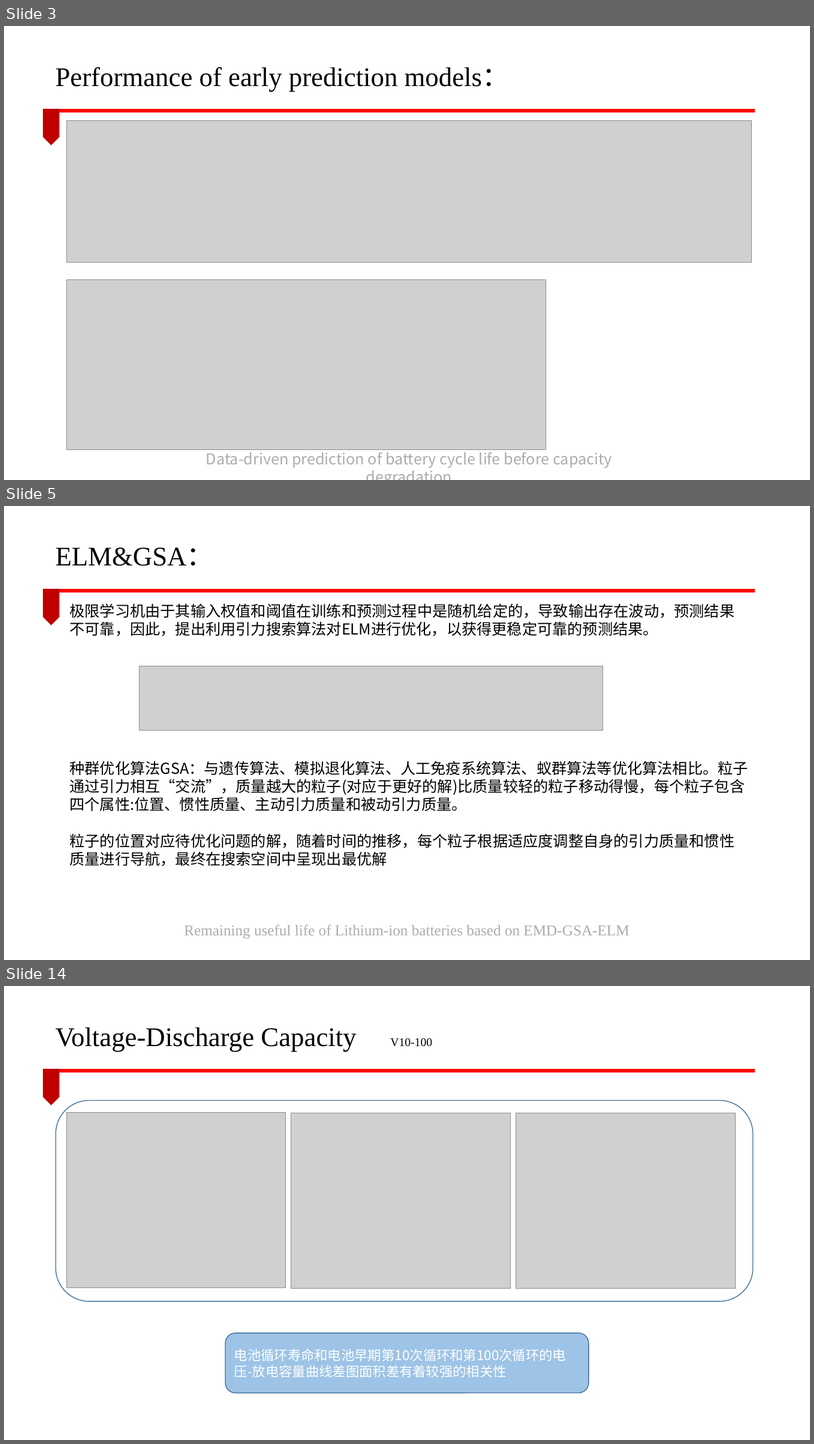
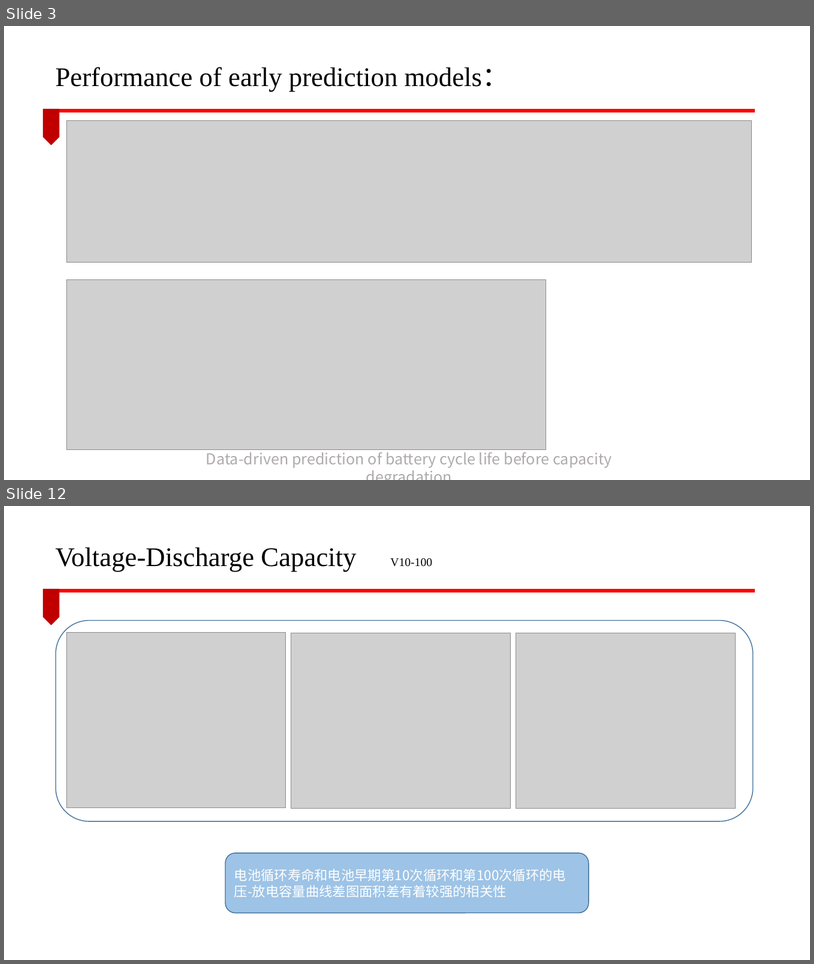
Before and after one commit to lucking666/sys, a slide deck: 卢老师论文汇报/CEEMDAN汇报.pptx. Shown one above the other, each under a label of ours: slides 3, 5 and 14 before the commit, slides 3 and 12 after it; the slides between them are not shown. The pictures are 814x1444 and 814x964 pixels, drawn with LibreOffice and Linux fonts; fonts in the diff are those of the drawing; grey boxes stand for pictures; background and template pictures are left out. Boxes give left, top, right and bottom in pixels: in the first picture for what was removed or moved away, otherwise in the second. Text is boxed around its words. In the diff, an @@ line names an element or a change of style, - is before the commit and + after.

```diff
--- a/卢老师论文汇报/CEEMDAN汇报.pptx
+++ b/卢老师论文汇报/CEEMDAN汇报.pptx
@@ slide 5 removed at <box>4,506,810,960</box>, background #FFFFFF; not listed: 2 template elements that a slide beside it also shows @@
@@ text removed at <box>56,547,214,566</box> @@
-ELM&GSA：
@@ text removed at <box>70,603,735,636</box> @@
-极限学习机由于其输入权值和阈值在训练和预测过程中是随机给定的，导致输出存在波动，预测结果不可靠，因此，提出利用引力搜索算法对ELM进行优化，以获得更稳定可靠的预测结果。
@@ picture removed at <box>140,666,603,730</box> @@
@@ text removed at <box>70,760,749,866</box> @@
-种群优化算法GSA：与遗传算法、模拟退化算法、人工免疫系统算法、蚁群算法等优化算法相比。粒子通过引力相互“交流”，质量越大的粒子(对应于更好的解)比质量较轻的粒子移动得慢，每个粒子包含四个属性:位置、惯性质量、主动引力质量和被动引力质量。
-粒子的位置对应待优化问题的解，随着时间的推移，每个粒子根据适应度调整自身的引力质量和惯性质量进行导航，最终在搜索空间中呈现出最优解
@@ text removed at <box>184,924,629,938</box> @@
-Remaining useful life of Lithium-ion batteries based on EMD-GSA-ELM
@@ what was slide 14 is now slide 12 @@
```
Also in this commit, not shown: 3 slides changed, 2 slides added, 3 other slides removed, 2 other files.
